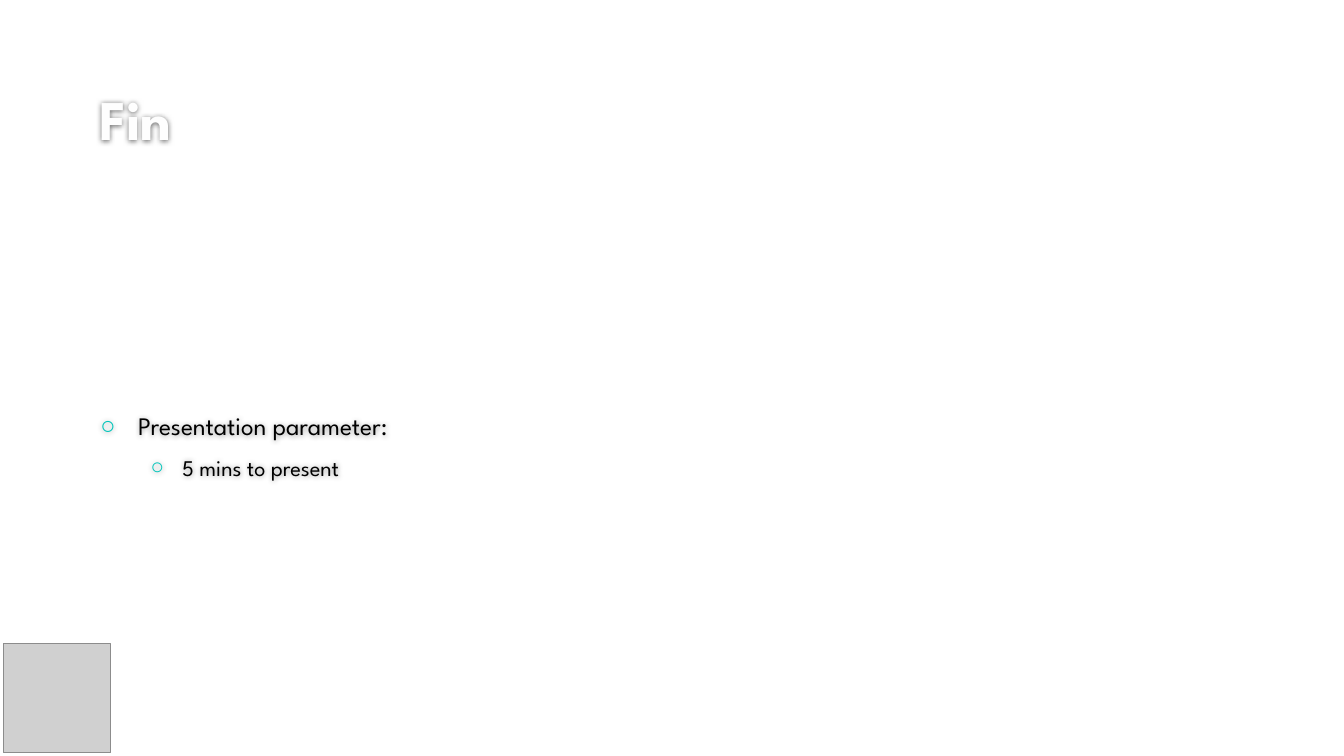
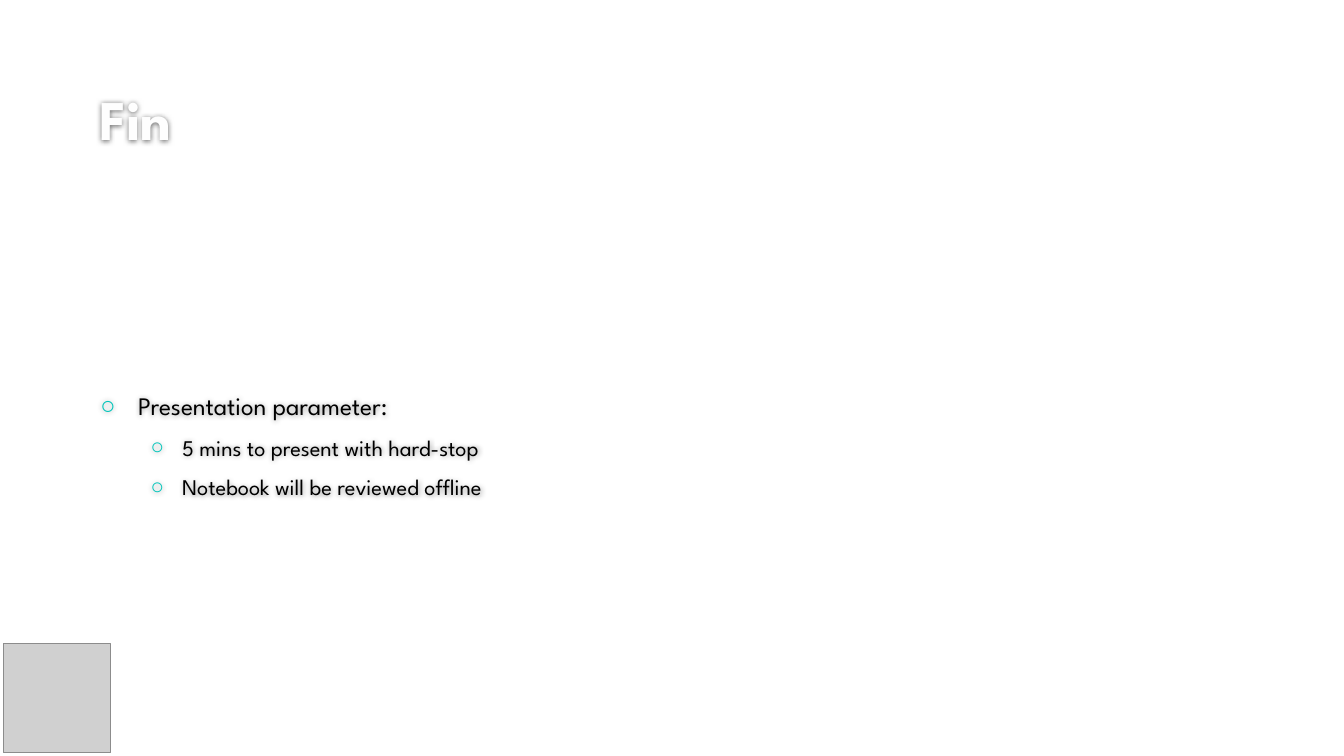
Before and after one commit to gojandrooo/GA-Data-Science-Final-Project, a slide deck: slide 13 of Automobile Fuel Economy.pptx. Drawn at 1344x756 pixels with LibreOffice and Linux fonts; fonts in the diff are those of the drawing; grey boxes stand for pictures; background and template pictures are left out. Boxes give left, top, right and bottom in pixels: in the first picture for what was removed or moved away, otherwise in the second. Text is boxed around its words. In the diff, an @@ line names an element or a change of style, - is before the commit and + after.

Commit message:
final

```diff
--- a/Automobile Fuel Economy.pptx
+++ b/Automobile Fuel Economy.pptx
@@ text at (182,440,481,496): text changed @@
-  ○ 5 mins to present
+  ○ 5 mins to present with hard-stop
+  ○ Notebook will be reviewed offline
```
